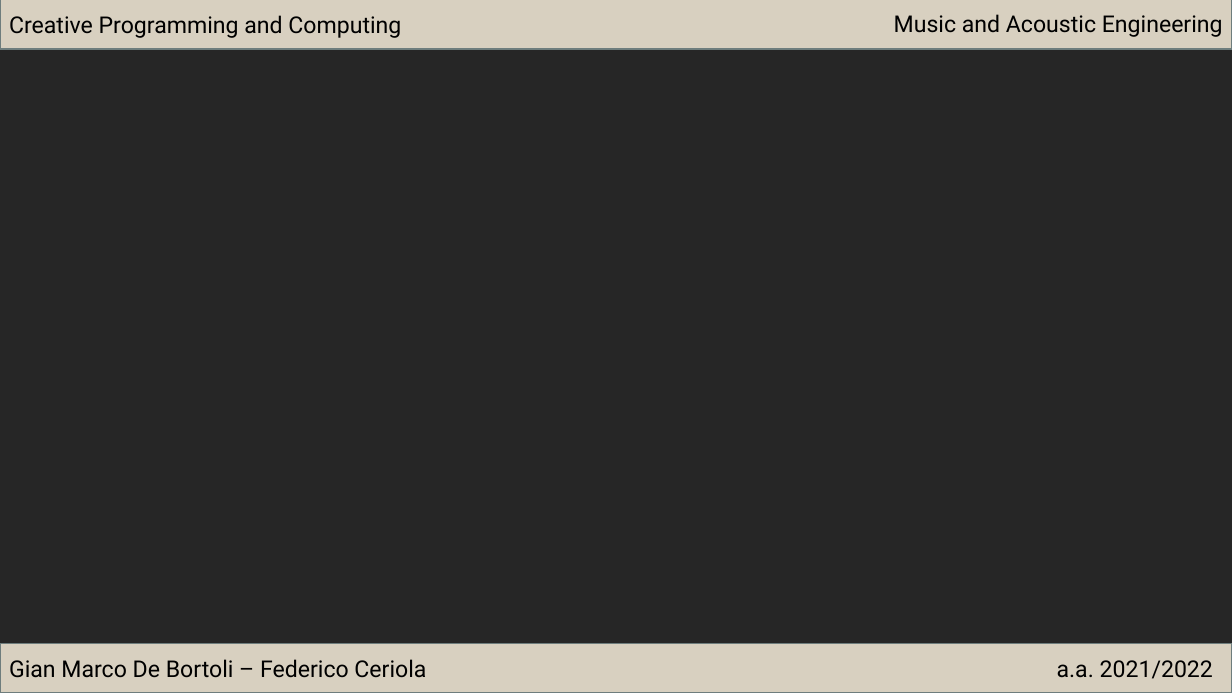
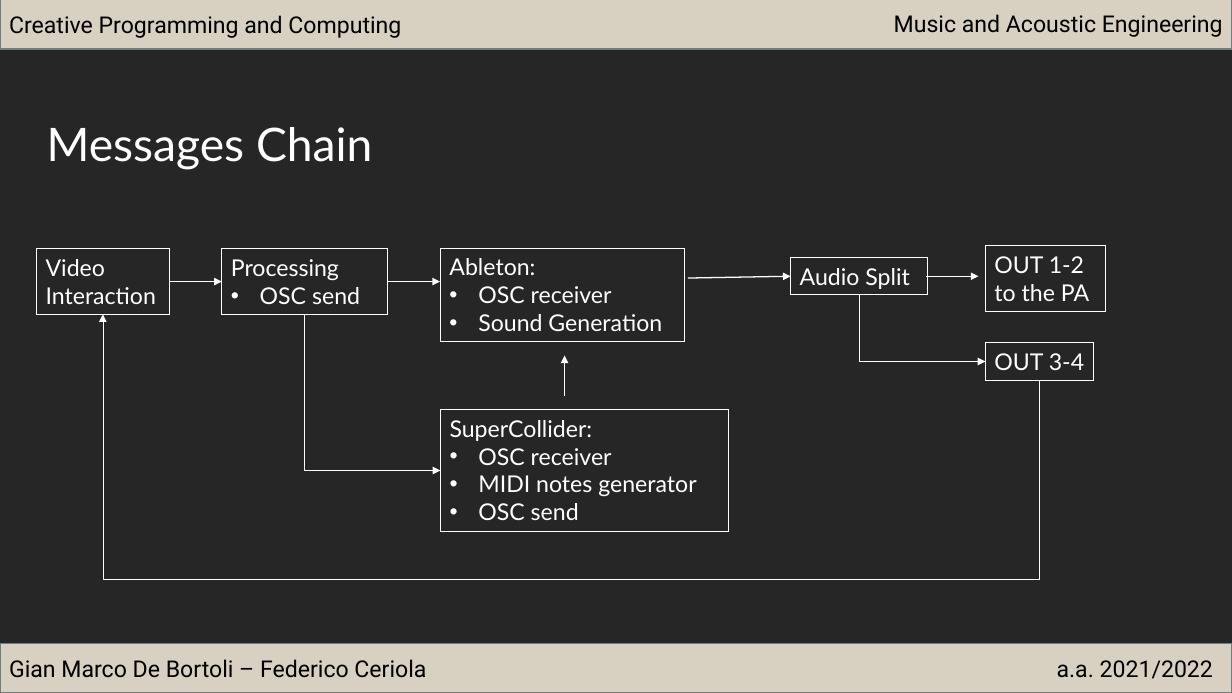
Before and after one commit to fCeriola/CPC_project, a slide deck: slide 7 of Proposta progetto.pptx. Drawn at 1232x693 pixels with LibreOffice and Linux fonts; fonts in the diff are those of the drawing. Boxes give left, top, right and bottom in pixels: in the first picture for what was removed or moved away, otherwise in the second. Text is boxed around its words. In the diff, an @@ line names an element or a change of style, - is before the commit and + after.

Commit message:
presentazione

```diff
--- a/Proposta progetto.pptx
+++ b/Proposta progetto.pptx
@@ text added at bbox=[47, 127, 372, 170], 36 pt, text #FFFFFF @@
+Messages Chain
@@ rectangle added at bbox=[37, 249, 170, 314], outline #FFFFFF 0.75 pt, 18 pt, text #FFFFFF @@
+Video Interaction
@@ rectangle added at bbox=[222, 249, 388, 314], outline #FFFFFF 0.75 pt, 18 pt, text #FFFFFF @@
+Processing
+• OSC send
@@ rectangle added at bbox=[441, 249, 686, 342], outline #FFFFFF 0.75 pt, 18 pt, text #FFFFFF @@
+Ableton:
+• OSC receiver
+• Sound Generation
@@ rectangle added at bbox=[791, 258, 928, 295], outline #FFFFFF 0.75 pt, 18 pt, text #FFFFFF @@
+Audio Split
@@ rectangle added at bbox=[985, 246, 1105, 311], outline #FFFFFF 0.75 pt, 18 pt, text #FFFFFF @@
+OUT 1-2
+to the PA
@@ arrow added from (169, 282) to (222, 282), #FFFFFF 1 pt @@
@@ arrow added from (387, 282) to (440, 282), #FFFFFF 1 pt @@
@@ arrow added from (688, 278) to (791, 276), #FFFFFF 1 pt @@
@@ elbow arrow added from (860, 295) to (985, 361), #FFFFFF 0.5 pt @@
@@ arrow added from (926, 276) to (979, 276), #FFFFFF 1 pt @@
@@ elbow arrow added from (1040, 380) to (103, 314), #FFFFFF 0.5 pt @@
@@ elbow arrow added from (305, 314) to (441, 470), #FFFFFF 0.5 pt @@
@@ arrow added from (565, 396) to (565, 356), #FFFFFF 1 pt @@
@@ rectangle added at bbox=[985, 343, 1093, 380], outline #FFFFFF 0.75 pt, 18 pt, text #FFFFFF @@
+OUT 3-4
@@ rectangle added at bbox=[441, 410, 729, 531], outline #FFFFFF 0.75 pt, 18 pt, text #FFFFFF @@
+SuperCollider:
+• OSC receiver
+• MIDI notes generator
+• OSC send
```
Also in this commit, not shown: 3 other files.
